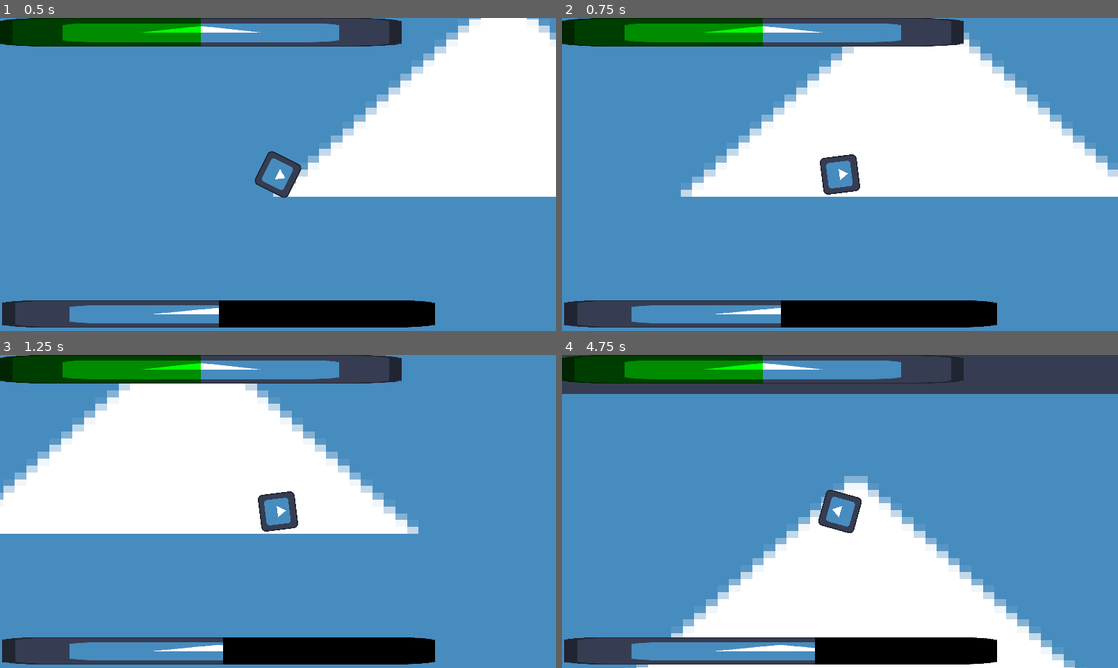
Above: before the commit, frames 1-4 (two rows, left to right).
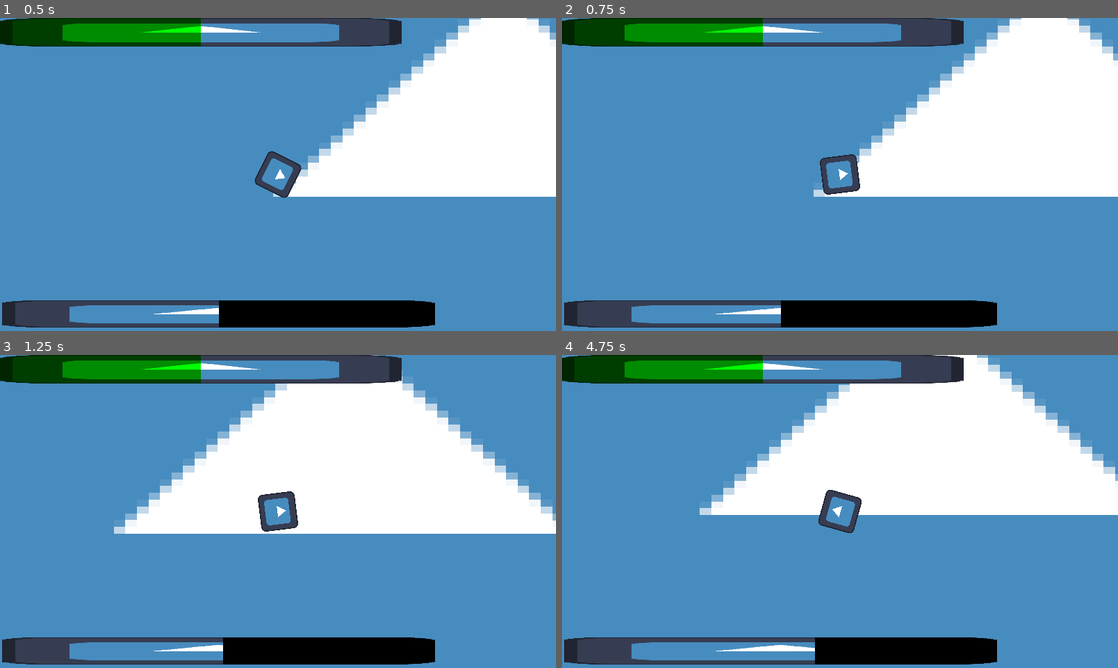
Above: after the commit, the same moments.

Repository: bigmonmulgrew/GodotJam70
Game: Godot game, scene res://Levels/DELETEMETEST.tscn
Two runs of this game, one before a commit and one after it. Both use one fixed random seed, a clock stepped at 60 frames per second and the inputs below. The engine's default icon, where the game draws it, is replaced by a stand-in: a white triangle on a blue panel in a dark square.
Inputs (mouse positions are in pixels of both pictures, inside the frame that each line leads up to):
- Up to frame 1 (0.5 s): no input
- Up to frame 2 (0.75 s): tap Enter at 0.5 s; move the mouse to (962, 158) at 0.52 s; hold D (move_right) from 0.53 s (still down); tap Shift (defensive_action) at 0.6 s
- Up to frame 3 (1.25 s): keep holding D (move_right)
- Up to frame 4 (4.75 s): move the mouse to (728, 527) at 1.27 s; release D (move_right) at 1.28 s; hold S (move_down) 1.28-2.03 s; click (728, 527) at 1.35 s; move the mouse to (895, 442) at 2.02 s; hold D (move_right) 2.03-2.78 s; right-click (895, 442) at 2.1 s; move the mouse to (812, 574) at 2.77 s; hold W (move_up) 2.78-3.53 s; tap Shift (defensive_action) at 2.85 s; move the mouse to (1006, 558) at 3.52 s; hold A (move_left) from 3.53 s (still down); click (1006, 558) at 3.6 s; move the mouse to (673, 464) at 4.27 s; right-click (673, 464) at 4.35 s

Frame 1 is identical in both runs. In frame 2, 19% of the frame differs, in the area x 21-100%, y 0-58%; in frame 3, 27%; in frame 4, 46%, in the area x 0-100%, y 0-100%.
Error after the commit: Invalid access to property or key 'horizontal' on a base object of type 'Node (UserMovementComponent.gd)'. (res://Scripts/Components/DashComponent.gd:43)

Commit message:
Fixed movement, you can now move

Diff:
--- a/Scenes/Character/character.tscn
+++ b/Scenes/Character/character.tscn
@@ -29,7 +29,6 @@
 health = 50
 
 [node name="UserMovementComponent" parent="." instance=ExtResource("3_i4ace")]
-max_speed = 200.0
 
 [node name="DashComponent" parent="." instance=ExtResource("5_36v8t")]
 
--- a/Scripts/Components/UserMovementComponent.gd
+++ b/Scripts/Components/UserMovementComponent.gd
@@ -1,38 +1,29 @@
 extends Node
-
-
 ## Movement acceleration as a float
-@export var acceleration: float = 10
+@export var acceleration: float = 1200
+## Movement deceleration as a float
+@export var deceleration: float = 1600
 ## Max movement speed as a float
-@export var max_speed: float = 500
+@export var speed: float = 200.0
 
 var parent_to_move: CharacterBody2D
 var _can_move: bool = true
-var horizontal
-var vertical
 
 func _ready():
 	parent_to_move = get_parent()
 
 func _physics_process(delta):
-	horizontal = Input.get_axis("move_left","move_right")
-	vertical = Input.get_axis("move_up", "move_down")
+	var horizontal = Input.get_axis("move_left","move_right")
+	var vertical = Input.get_axis("move_up", "move_down")
 
-	# Check if the parent is not null
-	if parent_to_move:
-		if _can_move:
-			if horizontal == 0:
-				parent_to_move.velocity.x = 0
-			if vertical == 0:
-				parent_to_move.velocity.y = 0
-			# Add horizontal velocity and keep it in bounds
-			parent_to_move.velocity.x += horizontal * acceleration
-			parent_to_move.velocity.x = clamp(parent_to_move.velocity.x, -max_speed, max_speed)
+	if parent_to_move && _can_move:
+		# Add horizontal and vertical velocity and keep it in bounds
+		var celMoveSpeed = acceleration
+		if horizontal == 0 and vertical == 0:
+			celMoveSpeed = deceleration
+		parent_to_move.velocity = parent_to_move.velocity.move_toward(Vector2(speed*horizontal,speed*vertical),celMoveSpeed*delta)
 
-			parent_to_move.velocity.y += vertical * acceleration
-			parent_to_move.velocity.y = clamp(parent_to_move.velocity.y, -max_speed, max_speed)
-
-			print(parent_to_move.velocity)
+		print(parent_to_move.velocity)
 
 	else:
 		print("Parent not found for movement component")
